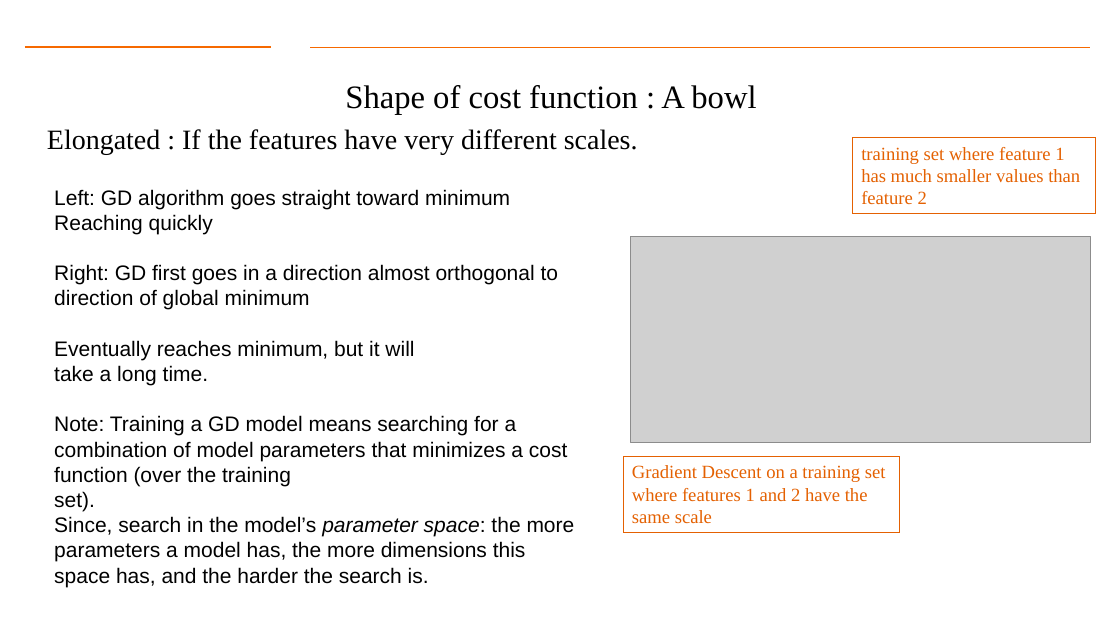
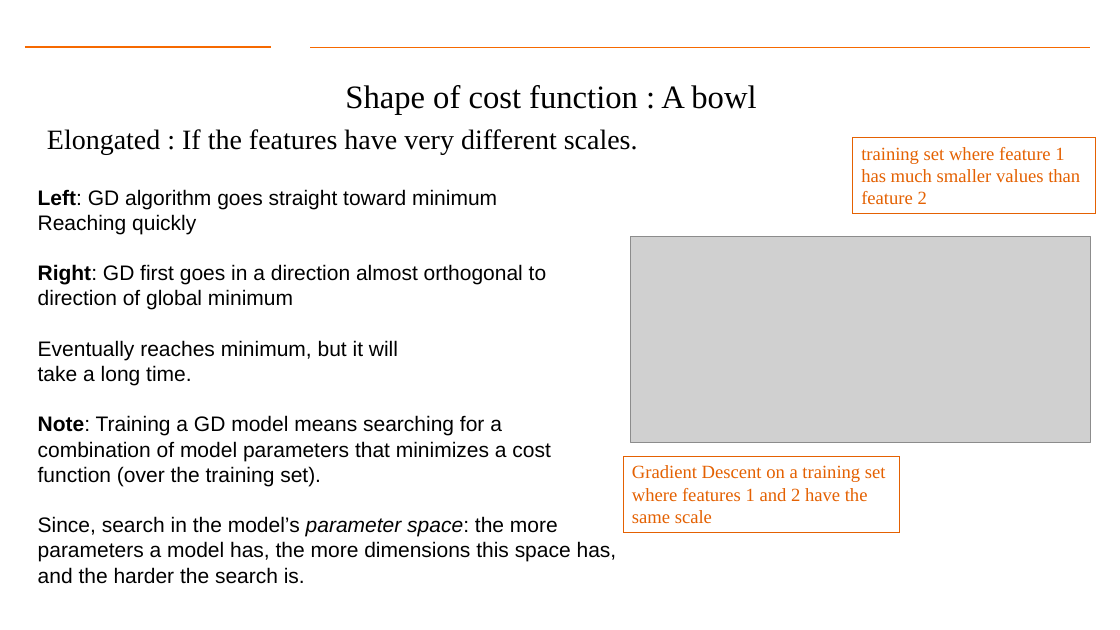
Before and after one commit to gk5951/RIT-DSCI-633-FDS, a slide deck: slide 21 of Syllabus/Lecture04/Lec04.pptx. Drawn at 1120x630 pixels with LibreOffice and Linux fonts; fonts in the diff are those of the drawing; grey boxes stand for pictures; background and template pictures are left out. Boxes give left, top, right and bottom in pixels: in the first picture for what was removed or moved away, otherwise in the second. Text is boxed around its words. In the diff, an @@ line names an element or a change of style, - is before the commit and + after.

```diff
--- a/Syllabus/Lecture04/Lec04.pptx
+++ b/Syllabus/Lecture04/Lec04.pptx
@@ text "Left: GD algorithm goes straight ...": place and size @@
-text "Left: GD algorithm goes straight ..." at box(54, 189, 575, 587)
+text "Left: GD algorithm goes straight ..." at box(38, 189, 617, 584)
@@ text at box(38, 189, 546, 436): bold on in "Left:", "Right:", "Note:" @@
@@ text at box(38, 441, 550, 486): text changed @@
-combination of model parameters that minimizes a cost function (over the training
-set).
+combination of model parameters that minimizes a cost function (over the training set).
```
Also in this commit, not shown: 5 other slides changed, 1 slide added, 2 slides removed, 1 other file.
